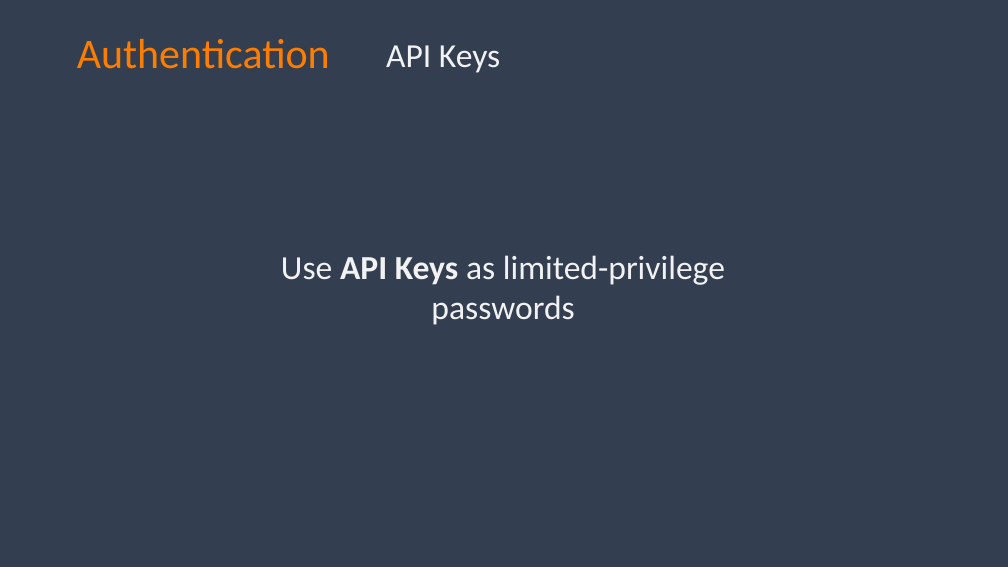
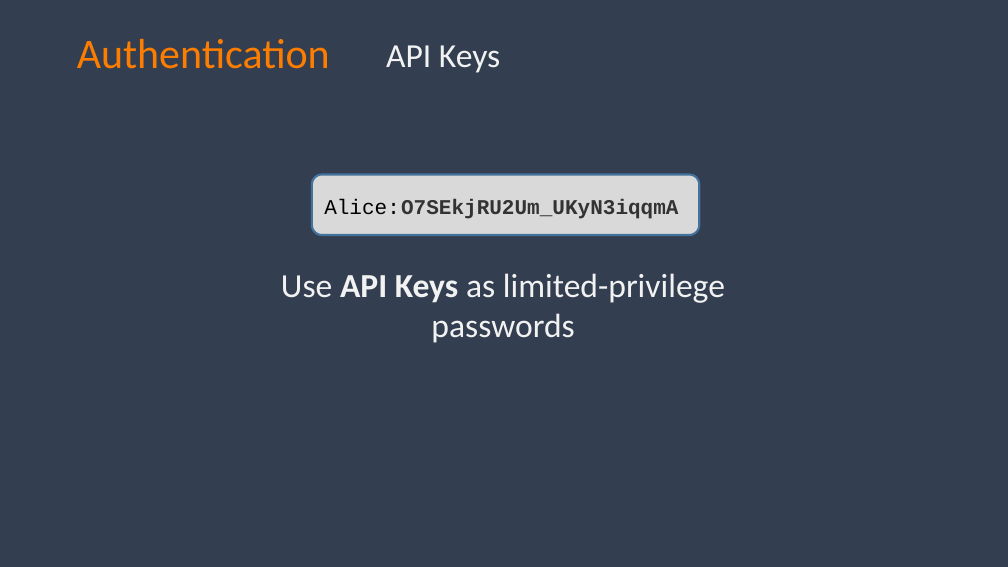
Before and after one commit to spetryjohnson/talk-PracticalAuthForDevs, a slide deck: slide 41 of Authentication for Non-Developers.pptx (slide 40 before the commit). Drawn at 1008x567 pixels with LibreOffice and Linux fonts; fonts in the diff are those of the drawing; background and template pictures are left out. Boxes give left, top, right and bottom in pixels: in the first picture for what was removed or moved away, otherwise in the second. Text is boxed around its words. In the diff, an @@ line names an element or a change of style, - is before the commit and + after.

Commit message:
Refactoring of API Keys in progress

```diff
--- a/Authentication for Non-Developers.pptx
+++ b/Authentication for Non-Developers.pptx
@@ rounded rectangle added at (x1=312, y1=175, x2=699, y2=235), fill #D9D9D9, outline #43739E 2 pt @@
@@ text added at (x1=324, y1=199, x2=678, y2=219), 20 pt, text #000000 @@
+Alice:
@@ text added at (x1=324, y1=199, x2=678, y2=219), 20 pt, text #333333, bold @@
+O7SEkjRU2Um_UKyN3iqqmA
@@ text "Use API Keys as limited-privilege ..." moved from (x1=281, y1=255, x2=725, y2=325) to (x1=281, y1=273, x2=725, y2=343) @@
```
Also in this commit, not shown: 9 other slides changed, 4 slides added, 1 slide removed.
